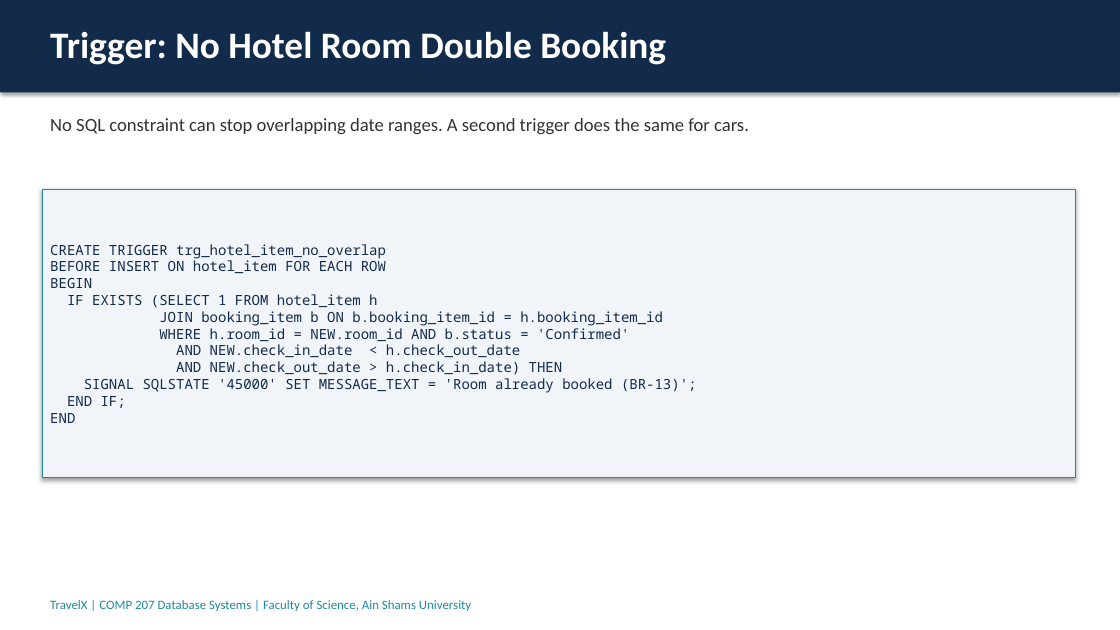
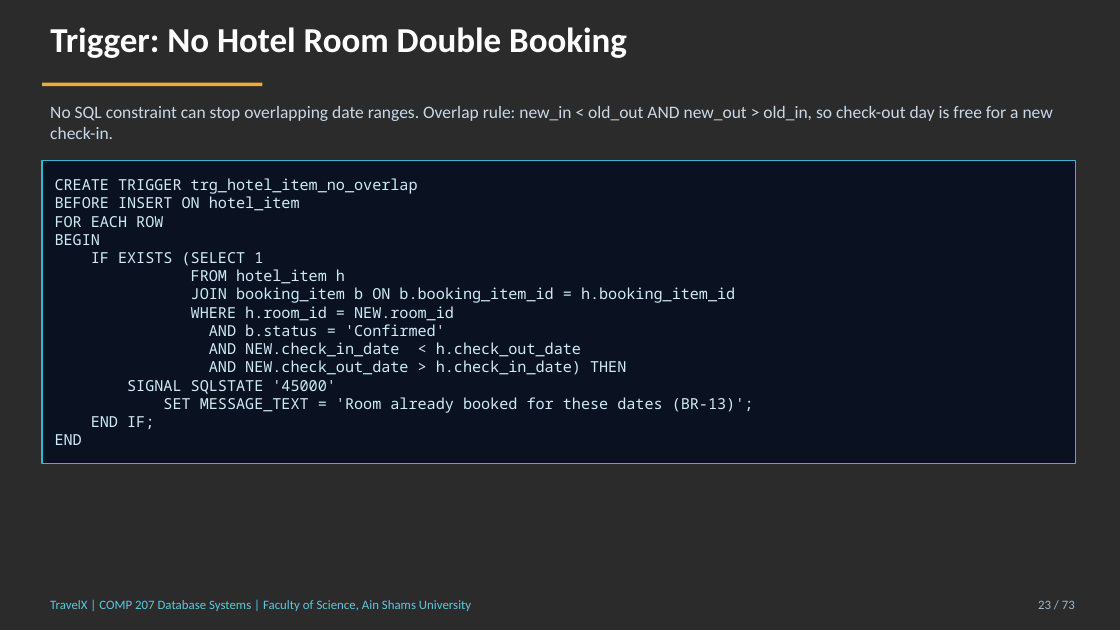
Before and after one commit to aw2818726-eng/travelx-comp207, a slide deck: slide 23 of presentation/TravelX_Presentation.pptx (slide 10 before the commit). Drawn at 1120x630 pixels with LibreOffice and Linux fonts; fonts in the diff are those of the drawing; background and template pictures are left out; a plain dark background stands for a picture behind light text. Boxes give left, top, right and bottom in pixels: in the first picture for what was removed or moved away, otherwise in the second. Text is boxed around its words. In the diff, an @@ line names an element or a change of style, - is before the commit and + after.

```diff
--- a/presentation/TravelX_Presentation.pptx
+++ b/presentation/TravelX_Presentation.pptx
@@ background #FFFFFF to picture (left out) @@
@@ rectangle removed at [0,0,1120,92] @@
@@ text "Trigger: No Hotel Room Double ..." at [50,27,627,58]: size 32 to 30 pt; more space between paragraphs @@
@@ rectangle added at [42,82,262,86], fill #F2A93B @@
@@ text at [50,106,1053,139]: text changed; size 16 to 15 pt; text colour #333333 to #C9D8E8 @@
-No SQL constraint can stop overlapping date ranges. A second trigger does the same for cars.
+No SQL constraint can stop overlapping date ranges. Overlap rule: new_in < old_out AND new_out > old_in, so check-out day is free for a new check-in.
@@ rectangle "CREATE TRIGGER trg_hotel_item_no_overlap": place and size @@
-rectangle "CREATE TRIGGER trg_hotel_item_no_overlap" at [42,189,1075,478]
+rectangle "CREATE TRIGGER trg_hotel_item_no_overlap" at [42,160,1075,463]
@@ rectangle "CREATE TRIGGER trg_hotel_item_no_overlap" at [42,160,1075,463]: fill #F1F4F8 to #040E20 at 84% opacity; outline #1F8A9E 0.75 pt to #35B6D6 1.25 pt; shadow off @@
@@ text in rectangle at [55,178,735,445]: size 12 to 13 pt, text colour #122B4A to #CDEBF7 in "CREATE TRIGGER trg_hotel_item_no_overlap", "BEGIN", "JOIN booking_item b ON b.booking_item_id = h.booking_item_id", "AND NEW.check_in_date < h.check_out_date" and 3 more places @@
@@ text in rectangle at [55,196,300,227]: text changed; size 12 to 13 pt; text colour #122B4A to #CDEBF7 @@
-BEFORE INSERT ON hotel_item FOR EACH ROW
+BEFORE INSERT ON hotel_item
+FOR EACH ROW
@@ text in rectangle at [91,252,345,284]: text changed; size 12 to 13 pt; text colour #122B4A to #CDEBF7 @@
-IF EXISTS (SELECT 1 FROM hotel_item h
+IF EXISTS (SELECT 1
+FROM hotel_item h
@@ text in rectangle at [191,306,454,336]: text changed; size 12 to 13 pt; text colour #122B4A to #CDEBF7 @@
-WHERE h.room_id = NEW.room_id AND b.status = 'Confirmed'
+WHERE h.room_id = NEW.room_id
+AND b.status = 'Confirmed'
@@ text in rectangle at [127,380,754,413]: text changed; size 12 to 13 pt; text colour #122B4A to #CDEBF7 @@
-SIGNAL SQLSTATE '45000' SET MESSAGE_TEXT = 'Room already booked (BR-13)';
+SIGNAL SQLSTATE '45000'
+SET MESSAGE_TEXT = 'Room already booked for these dates (BR-13)';
@@ text "TravelX | COMP 207 Database ..." at [50,600,471,611]: text colour #1F8A9E to #5CC8E0; more space between paragraphs @@
@@ text added at [1038,600,1075,609], 11 pt, text #9FB6CC @@
+23 / 73
```
Also in this commit, not shown: 17 other slides changed, 55 slides added, 3 slides removed, 1 other file.
